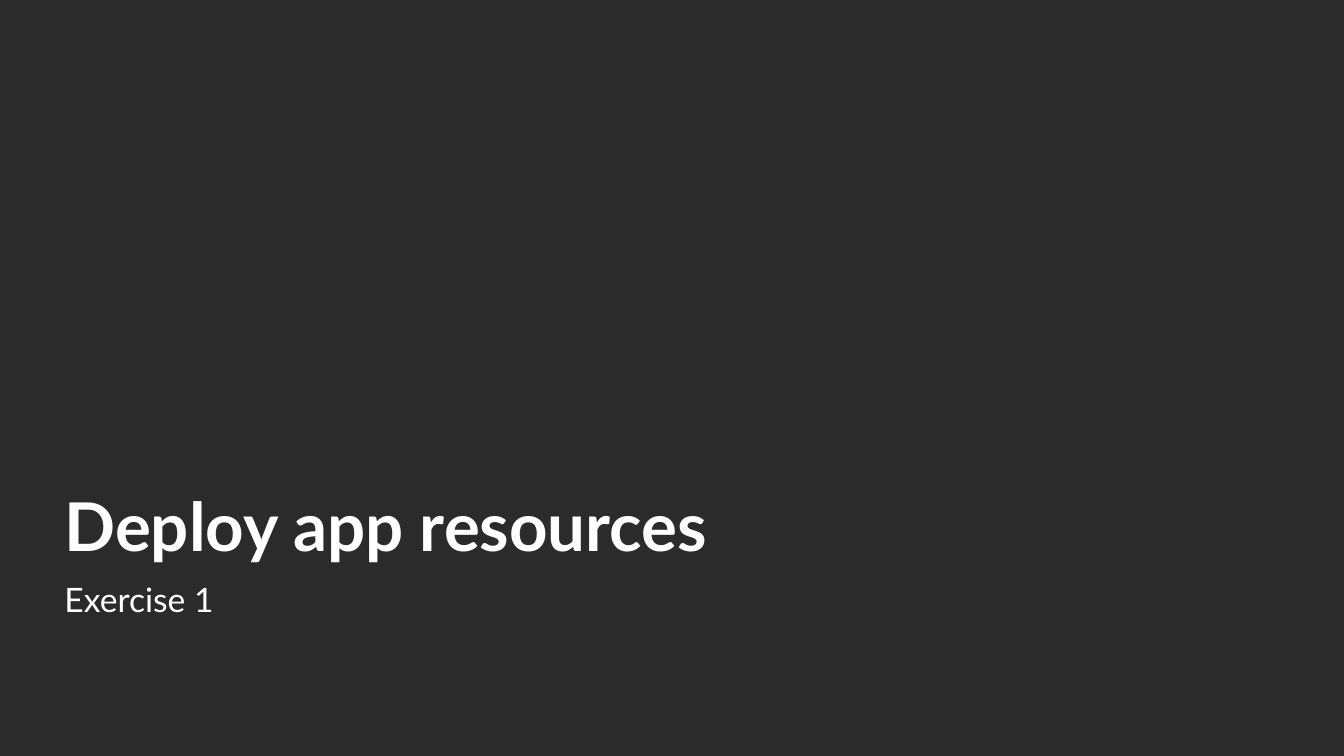
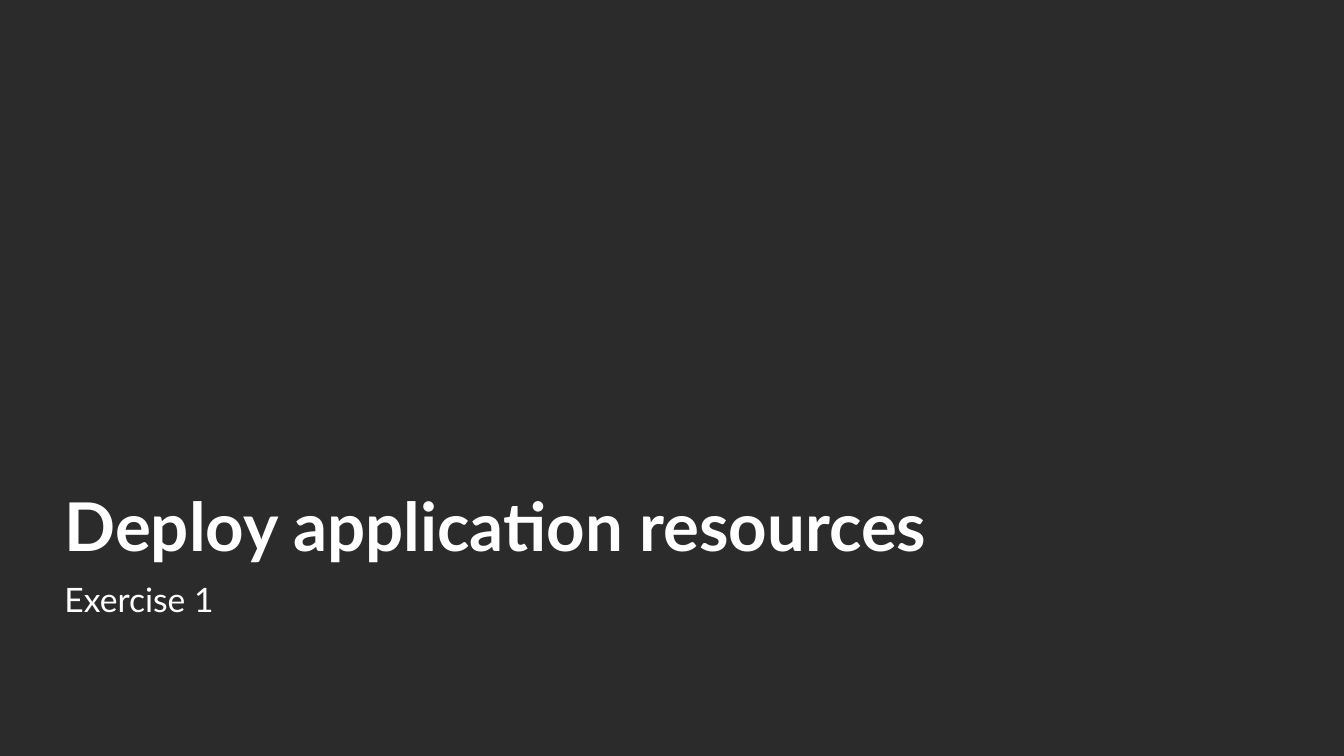
Before and after one commit to microsoft/TechExcel-Integrating-Azure-PaaS-and-AI-Services-for-AI-Design-Wins, a slide deck: slide 7 of slides/Lab Slides.pptx (slide 2 before the commit). Drawn at 1344x756 pixels with LibreOffice and Linux fonts; fonts in the diff are those of the drawing; background and template pictures are left out; a plain dark background stands for a picture behind light text. Boxes give left, top, right and bottom in pixels: in the first picture for what was removed or moved away, otherwise in the second. Text is boxed around its words. In the diff, an @@ line names an element or a change of style, - is before the commit and + after.

```diff
--- a/slides/Lab Slides.pptx
+++ b/slides/Lab Slides.pptx
@@ title at box(64, 501, 926, 563): text changed @@
-Deploy app resources
+Deploy application resources
```
Also in this commit, not shown: 5 slides added.
